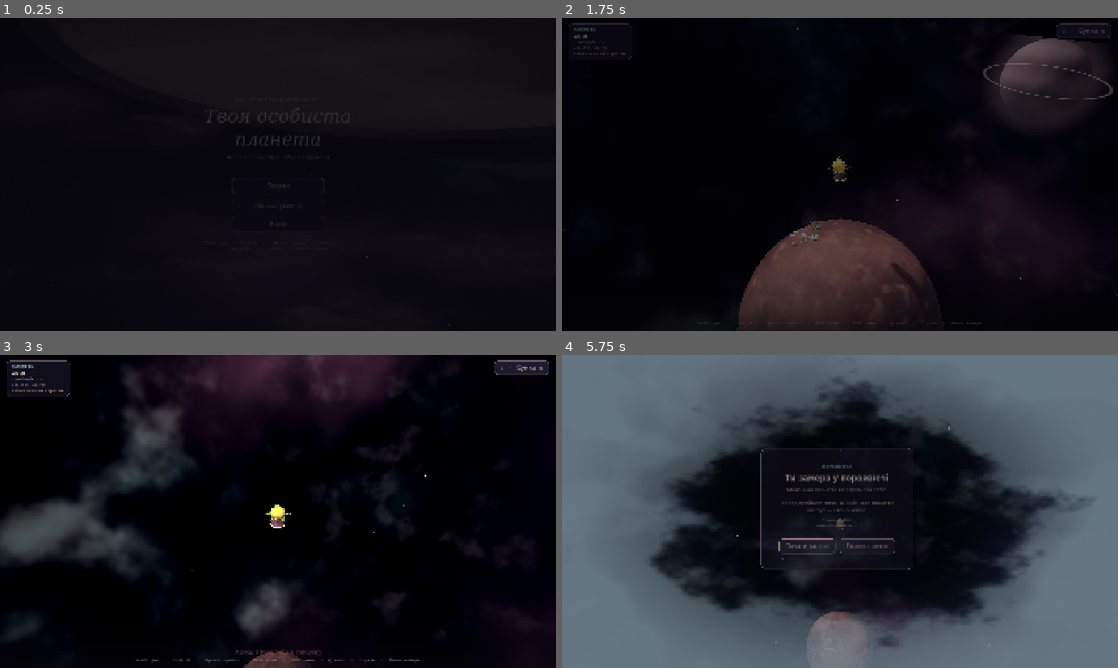
Above: before the commit, frames 1-4 (two rows, left to right).
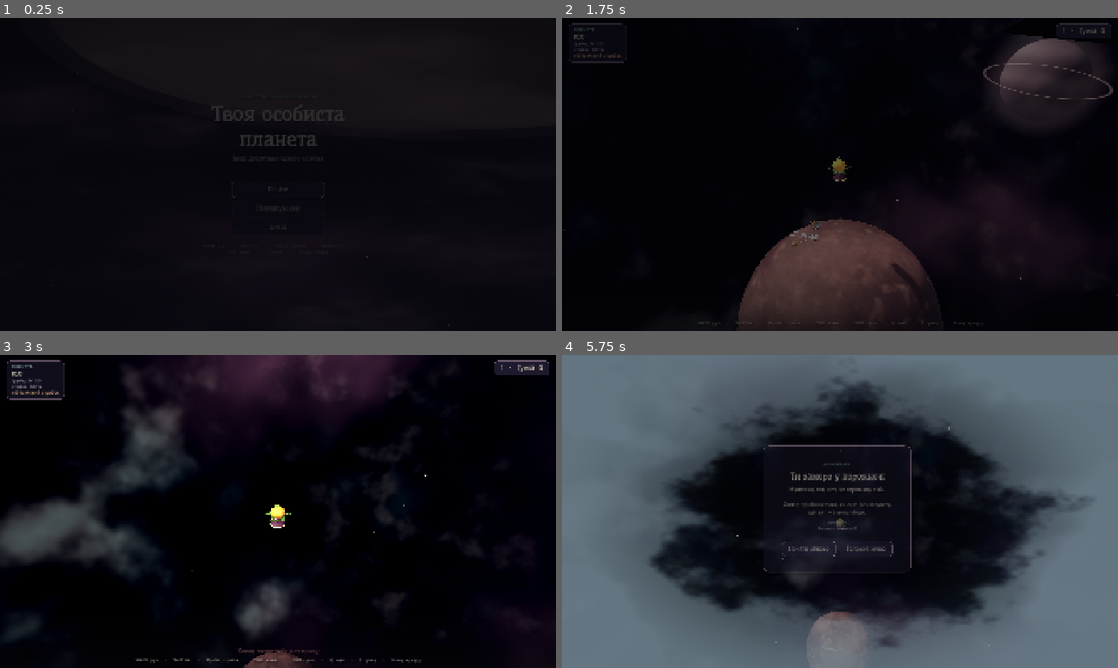
Above: after the commit, the same moments.

Repository: krabikdev/your-personal-planet
Game: Godot game, scene res://ui/main_menu.tscn
The game is run twice, just before and just after one commit, with the same random seed, the same clock (stepped at 60 frames per second) and the same inputs. Sound files missing from this copy of the repository are replaced by a short silence.
Inputs (mouse positions are in pixels of both pictures, inside the frame that each line leads up to):
- Up to frame 1 (0.25 s): no input
- Up to frame 2 (1.75 s): tap Enter at 0.5 s; move the mouse to (962, 158) at 0.52 s; press the mouse at (962, 158) at 0.53 s; hold D (move_right) 0.53-1.28 s; tap Space (jump) at 0.77, 1.07, 1.52 s; move the mouse to (812, 174) at 1.27 s; release the mouse at (812, 174) at 1.28 s; hold W (move_forward) from 1.28 s (still down); tap Shift (run) at 1.35 s
- Up to frame 3 (3 s): keep holding W (move_forward); tap Space (jump) at 1.82 s; move the mouse to (289, 505) at 2.02 s; hold Q (sky_view) 2.03-2.78 s; move the mouse to (272, 517) at 2.77 s; right-click (272, 517) at 2.85 s; click (272, 517) at 2.92 s
- Up to frame 4 (5.75 s): keep holding W (move_forward); tap Space (jump) at 3.02, 3.32, 3.77, 4.07, 4.52, 4.82 s; move the mouse to (878, 514) at 3.52 s; tap Alt at 3.6 s; move the mouse to (795, 508) at 4.27 s; tap Ctrl at 4.35 s; move the mouse to (845, 511) at 5.02 s; press the mouse at (845, 511) at 5.03 s

The runs differ from the first frame. In frame 1, 0.5% of the frame differs, in the area x 37-63%, y 28-68%; in frame 2, 0.3%; in frame 3, 0.7%; in frame 4, 1.5%, in the area x 35-64%, y 28-70%.

Commit message:
feat: put the game in Underdog, a comic font with full Cyrillic
The theme was building a SystemFont out of Georgia and its friends, so the
game wore whatever serif the machine happened to have. It now ships
Underdog, a comic handwritten family designed in Cyrillic and emboldened
into three tiers through the theme: 0.7 for titles, 0.5 for emphasis and
0.3 for labels. Everything is set larger, with a two pixel shadow on labels
and buttons.

The theme is still generated by tools/build_theme.gd, and
assets/fonts/OFL.txt carries the SIL Open Font License.

The font test checks that no system font is borrowed, that every Ukrainian
letter has a glyph, and that the titles sit on the heaviest tier.

Diff:
--- /dev/null
+++ b/tests/test_theme_font.gd
@@ -0,0 +1,39 @@
+extends GutTest
+
+const THEME_PATH: String = "res://ui/theme/app_theme.tres"
+const UKRAINIAN: String = "абвгґдеєжзиіїйклмнопрстуфхцчшщьюя" + "АБВГҐДЕЄЖЗИІЇЙКЛМНОПРСТУФХЦЧШЩЬЮЯ"
+
+
+func _font() -> Font:
+	var theme: Theme = load(THEME_PATH) as Theme
+	return theme.default_font
+
+
+func test_the_game_ships_its_own_font() -> void:
+	var font: Font = _font()
+	assert_not_null(font, "the theme needs a default font")
+	assert_false(font is SystemFont, "the game must not borrow a font from the machine")
+	assert_true(font is FontVariation, "the theme should ask for a specific weight")
+	var base: Font = (font as FontVariation).base_font
+	assert_true(base is FontFile, "the variation should sit on the imported font file")
+
+
+func test_the_game_font_covers_every_ukrainian_letter() -> void:
+	var font: Font = _font()
+	for index: int in UKRAINIAN.length():
+		var letter: String = UKRAINIAN[index]
+		assert_true(
+			font.has_char(letter.unicode_at(0)), "the game font is missing the letter %s" % letter
+		)
+
+
+func test_the_titles_are_heavier_than_the_body_text() -> void:
+	var theme: Theme = load(THEME_PATH) as Theme
+	var body := theme.default_font as FontVariation
+	var title := theme.get_font("font", "MenuTitle") as FontVariation
+	assert_not_null(title, "the menu title should use a font variation")
+	assert_gt(
+		title.variation_embolden,
+		body.variation_embolden,
+		"the title should be the chunky weight, the labels the calm one",
+	)
--- a/tools/build_theme.gd
+++ b/tools/build_theme.gd
@@ -4,6 +4,8 @@
 ## colours and panel/button styles. Run:
 ##   godot --headless --path . --script tools/build_theme.gd
 ## Re-run it whenever the visual language changes; the .tres is committed.
+
+const FONT_PATH: String = "res://assets/fonts/Underdog-Regular.ttf"
 
 const CREAM := Color("f3e7d3")
 const CREAM_SOFT := Color("d9cbb8")
@@ -19,48 +21,39 @@
 func _initialize() -> void:
 	DirAccess.make_dir_recursive_absolute(ProjectSettings.globalize_path("res://ui/theme"))
 	var theme := Theme.new()
-	var body := SystemFont.new()
-	body.font_names = PackedStringArray(
-		["Georgia", "Palatino Linotype", "Times New Roman", "Segoe UI", "serif"]
-	)
-	body.font_weight = 400
-	body.antialiasing = TextServer.FONT_ANTIALIASING_GRAY
-
-	var title := SystemFont.new()
-	title.font_names = body.font_names
-	title.font_italic = true
-	title.font_weight = 400
-	title.antialiasing = TextServer.FONT_ANTIALIASING_GRAY
-
-	var strong := SystemFont.new()
-	strong.font_names = body.font_names
-	strong.font_weight = 700
+	var base: FontFile = load(FONT_PATH) as FontFile
+	var body: Font = _bold(base, 0.3)
+	var title: Font = _bold(base, 0.7)
+	var strong: Font = _bold(base, 0.5)
 
 	theme.default_font = body
-	theme.default_font_size = 18
+	theme.default_font_size = 20
 
 	theme.set_color("font_color", "Label", CREAM_SOFT)
-	theme.set_color("font_shadow_color", "Label", Color(0, 0, 0, 0.35))
-	theme.set_constant("shadow_offset_x", "Label", 1)
-	theme.set_constant("shadow_offset_y", "Label", 2)
+	theme.set_color("font_shadow_color", "Label", Color(0, 0, 0, 0.45))
+	theme.set_constant("shadow_offset_x", "Label", 2)
+	theme.set_constant("shadow_offset_y", "Label", 3)
 
-	_build_variation(theme, "TitleLabel", "Label", title, 58, CREAM)
-	_build_variation(theme, "MenuTitle", "Label", title, 64, CREAM)
-	_build_variation(theme, "H1", "Label", strong, 28, CREAM)
-	_build_variation(theme, "Subtitle", "Label", title, 21, MUTED)
-	_build_variation(theme, "SmallLabel", "Label", body, 14, MUTED)
-	_build_variation(theme, "StatValue", "Label", strong, 19, CREAM)
-	_build_variation(theme, "AccentLabel", "Label", body, 16, PEACH)
-	_build_variation(theme, "DangerLabel", "Label", body, 20, DANGER)
-	_build_variation(theme, "SectionLabel", "Label", strong, 14, SAGE)
+	_build_variation(theme, "TitleLabel", "Label", title, 66, CREAM)
+	_build_variation(theme, "MenuTitle", "Label", title, 72, CREAM)
+	_build_variation(theme, "H1", "Label", strong, 32, CREAM)
+	_build_variation(theme, "Subtitle", "Label", title, 22, MUTED)
+	_build_variation(theme, "SmallLabel", "Label", body, 15, MUTED)
+	_build_variation(theme, "StatValue", "Label", strong, 21, CREAM)
+	_build_variation(theme, "AccentLabel", "Label", body, 17, PEACH)
+	_build_variation(theme, "DangerLabel", "Label", body, 22, DANGER)
+	_build_variation(theme, "SectionLabel", "Label", strong, 16, SAGE)
 
 	theme.set_color("font_color", "Button", CREAM_SOFT)
 	theme.set_color("font_hover_color", "Button", CREAM)
 	theme.set_color("font_pressed_color", "Button", CREAM)
 	theme.set_color("font_focus_color", "Button", CREAM)
 	theme.set_font("font", "Button", body)
-	theme.set_font_size("font_size", "Button", 20)
+	theme.set_font_size("font_size", "Button", 22)
 	theme.set_constant("outline_size", "Button", 0)
+	theme.set_color("font_shadow_color", "Button", Color(0, 0, 0, 0.40))
+	theme.set_constant("shadow_offset_x", "Button", 2)
+	theme.set_constant("shadow_offset_y", "Button", 2)
 
 	var button_normal := _style(Color("211d31", 0.90), PANEL_EDGE, 1, 12)
 	button_normal.content_margin_left = 24
@@ -99,10 +92,12 @@
 	theme.set_stylebox("panel", "PanelContainer", panel)
 
 	theme.set_type_variation("HudPanel", "PanelContainer")
-	theme.set_stylebox("panel", "HudPanel", _style(Color("171425", 0.72), Color("6c5a6b", 0.55), 1, 14))
+	theme.set_stylebox(
+		"panel", "HudPanel", _style(Color("171425", 0.72), Color("6c5a6b", 0.55), 1, 14)
+	)
 
 	theme.set_type_variation("Card", "Button")
-	theme.set_font_size("font_size", "Card", 15)
+	theme.set_font_size("font_size", "Card", 16)
 	var card_normal := _style(Color("211d31", 0.92), Color("55465c", 1.0), 1, 12)
 	var card_hover := _style(Color("2d2743", 0.98), PEACH, 1, 12)
 	var card_pressed := _style(Color("3b3049", 1.0), PEACH, 2, 12)
@@ -121,7 +116,9 @@
 	theme.set_color("font_color", "Card", CREAM_SOFT)
 	theme.set_color("font_pressed_color", "Card", CREAM)
 
-	theme.set_stylebox("separator", "HSeparator", _style(Color("6c5a6b", 0.35), Color(0, 0, 0, 0), 0, 0))
+	theme.set_stylebox(
+		"separator", "HSeparator", _style(Color("6c5a6b", 0.35), Color(0, 0, 0, 0), 0, 0)
+	)
 	theme.set_constant("separation", "HSeparator", 10)
 
 	var slider := _style(Color("171425", 0.9), Color("4a3f52", 1.0), 1, 4)
@@ -151,13 +148,15 @@
 	quit()
 
 
+func _bold(base: FontFile, amount: float) -> FontVariation:
+	var font := FontVariation.new()
+	font.base_font = base
+	font.variation_embolden = amount
+	return font
+
+
 func _build_variation(
-	theme: Theme,
-	name: String,
-	base: String,
-	font: Font,
-	size: int,
-	color: Color
+	theme: Theme, name: String, base: String, font: Font, size: int, color: Color
 ) -> void:
 	theme.set_type_variation(name, base)
 	theme.set_font("font", name, font)
@@ -166,9 +165,7 @@
 	theme.set_color("font_shadow_color", name, Color(0, 0, 0, 0.25))
 
 
-func _style(
-	color: Color, border: Color, border_width: int, radius: int
-) -> StyleBoxFlat:
+func _style(color: Color, border: Color, border_width: int, radius: int) -> StyleBoxFlat:
 	var style := StyleBoxFlat.new()
 	style.bg_color = color
 	style.border_color = border
--- a/ui/theme/app_theme.tres
+++ b/ui/theme/app_theme.tres
@@ -1,9 +1,12 @@
 [gd_resource type="Theme" format=3]
 
-[sub_resource type="SystemFont" id="SystemFont_6vwq7"]
-font_names = PackedStringArray("Georgia", "Palatino Linotype", "Times New Roman", "Segoe UI", "serif")
-
-[sub_resource type="StyleBoxFlat" id="StyleBoxFlat_7rbp4"]
+[ext_resource type="FontFile" path="res://assets/fonts/Underdog-Regular.ttf" id="1_7rbp4"]
+
+[sub_resource type="FontVariation" id="FontVariation_7rbp4"]
+base_font = ExtResource("1_7rbp4")
+variation_embolden = 0.3
+
+[sub_resource type="StyleBoxFlat" id="StyleBoxFlat_50qds"]
 content_margin_left = 24.0
 content_margin_top = 12.0
 content_margin_right = 24.0
@@ -139,15 +142,15 @@
 corner_radius_bottom_right = 12
 corner_radius_bottom_left = 12
 
-[sub_resource type="SystemFont" id="SystemFont_n4q5m"]
-font_names = PackedStringArray("Georgia", "Palatino Linotype", "Times New Roman", "Segoe UI", "serif")
-font_weight = 700
-
-[sub_resource type="StyleBoxFlat" id="StyleBoxFlat_a0x0r"]
+[sub_resource type="FontVariation" id="FontVariation_a0x0r"]
+base_font = ExtResource("1_7rbp4")
+variation_embolden = 0.5
+
+[sub_resource type="StyleBoxFlat" id="StyleBoxFlat_8w1y6"]
 bg_color = Color(0.42352942, 0.3529412, 0.41960785, 0.35)
 border_color = Color(0, 0, 0, 0)
 
-[sub_resource type="StyleBoxFlat" id="StyleBoxFlat_8w1y6"]
+[sub_resource type="StyleBoxFlat" id="StyleBoxFlat_e8bms"]
 content_margin_top = 4.0
 content_margin_bottom = 4.0
 bg_color = Color(0.9098039, 0.68235296, 0.5254902, 1)
@@ -191,11 +194,11 @@
 corner_radius_bottom_right = 14
 corner_radius_bottom_left = 14
 
-[sub_resource type="SystemFont" id="SystemFont_vg73o"]
-font_names = PackedStringArray("Georgia", "Palatino Linotype", "Times New Roman", "Segoe UI", "serif")
-font_italic = true
-
-[sub_resource type="StyleBoxFlat" id="StyleBoxFlat_x7f84"]
+[sub_resource type="FontVariation" id="FontVariation_x7f84"]
+base_font = ExtResource("1_7rbp4")
+variation_embolden = 0.7
+
+[sub_resource type="StyleBoxFlat" id="StyleBoxFlat_nwoxp"]
 content_margin_left = 26.0
 content_margin_top = 22.0
 content_margin_right = 26.0
@@ -214,90 +217,93 @@
 shadow_size = 18
 
 [resource]
-default_font = SubResource("SystemFont_6vwq7")
-default_font_size = 18
+default_font = SubResource("FontVariation_7rbp4")
+default_font_size = 20
 AccentLabel/base_type = &"Label"
 AccentLabel/colors/font_color = Color(0.9098039, 0.68235296, 0.5254902, 1)
 AccentLabel/colors/font_shadow_color = Color(0, 0, 0, 0.25)
-AccentLabel/font_sizes/font_size = 16
-AccentLabel/fonts/font = SubResource("SystemFont_6vwq7")
+AccentLabel/font_sizes/font_size = 17
+AccentLabel/fonts/font = SubResource("FontVariation_7rbp4")
 Button/colors/font_color = Color(0.8509804, 0.79607844, 0.72156864, 1)
 Button/colors/font_focus_color = Color(0.9529412, 0.90588236, 0.827451, 1)
 Button/colors/font_hover_color = Color(0.9529412, 0.90588236, 0.827451, 1)
 Button/colors/font_pressed_color = Color(0.9529412, 0.90588236, 0.827451, 1)
+Button/colors/font_shadow_color = Color(0, 0, 0, 0.4)
 Button/constants/outline_size = 0
-Button/font_sizes/font_size = 20
-Button/fonts/font = SubResource("SystemFont_6vwq7")
-Button/styles/disabled = SubResource("StyleBoxFlat_7rbp4")
-Button/styles/focus = SubResource("StyleBoxFlat_50qds")
-Button/styles/hover = SubResource("StyleBoxFlat_tbjdc")
-Button/styles/normal = SubResource("StyleBoxFlat_0suvf")
-Button/styles/pressed = SubResource("StyleBoxFlat_c4dmn")
+Button/constants/shadow_offset_x = 2
+Button/constants/shadow_offset_y = 2
+Button/font_sizes/font_size = 22
+Button/fonts/font = SubResource("FontVariation_7rbp4")
+Button/styles/disabled = SubResource("StyleBoxFlat_50qds")
+Button/styles/focus = SubResource("StyleBoxFlat_tbjdc")
+Button/styles/hover = SubResource("StyleBoxFlat_0suvf")
+Button/styles/normal = SubResource("StyleBoxFlat_c4dmn")
+Button/styles/pressed = SubResource("StyleBoxFlat_simnq")
 Card/base_type = &"Button"
 Card/colors/font_color = Color(0.8509804, 0.79607844, 0.72156864, 1)
 Card/colors/font_pressed_color = Color(0.9529412, 0.90588236, 0.827451, 1)
-Card/font_sizes/font_size = 15
-Card/styles/focus = SubResource("StyleBoxFlat_simnq")
-Card/styles/hover = SubResource("StyleBoxFlat_au2qw")
-Card/styles/hover_pressed = SubResource("StyleBoxFlat_p60h3")
-Card/styles/normal = SubResource("StyleBoxFlat_yjg8t")
-Card/styles/pressed = SubResource("StyleBoxFlat_p60h3")
+Card/font_sizes/font_size = 16
+Card/styles/focus = SubResource("StyleBoxFlat_au2qw")
+Card/styles/hover = SubResource("StyleBoxFlat_p60h3")
+Card/styles/hover_pressed = SubResource("StyleBoxFlat_yjg8t")
+Card/styles/normal = SubResource("StyleBoxFlat_n4q5m")
+Card/styles/pressed = SubResource("StyleBoxFlat_yjg8t")
 DangerLabel/base_type = &"Label"
 DangerLabel/colors/font_color = Color(0.8509804, 0.5411765, 0.5411765, 1)
 DangerLabel/colors/font_shadow_color = Color(0, 0, 0, 0.25)
-DangerLabel/font_sizes/font_size = 20
-DangerLabel/fonts/font = SubResource("SystemFont_6vwq7")
+DangerLabel/font_sizes/font_size = 22
+DangerLabel/fonts/font = SubResource("FontVariation_7rbp4")
 GridContainer/constants/h_separation = 10
 GridContainer/constants/v_separation = 10
 H1/base_type = &"Label"
 H1/colors/font_color = Color(0.9529412, 0.90588236, 0.827451, 1)
 H1/colors/font_shadow_color = Color(0, 0, 0, 0.25)
-H1/font_sizes/font_size = 28
-H1/fonts/font = SubResource("SystemFont_n4q5m")
+H1/font_sizes/font_size = 32
+H1/fonts/font = SubResource("FontVariation_a0x0r")
 HBoxContainer/constants/separation = 12
 HFlowContainer/constants/separation = 10
 HSeparator/constants/separation = 10
-HSeparator/styles/separator = SubResource("StyleBoxFlat_a0x0r")
-HSlider/styles/grabber_area = SubResource("StyleBoxFlat_8w1y6")
-HSlider/styles/grabber_area_highlight = SubResource("StyleBoxFlat_e8bms")
-HSlider/styles/slider = SubResource("StyleBoxFlat_rcb0r")
+HSeparator/styles/separator = SubResource("StyleBoxFlat_8w1y6")
+HSlider/styles/grabber_area = SubResource("StyleBoxFlat_e8bms")
+HSlider/styles/grabber_area_highlight = SubResource("StyleBoxFlat_rcb0r")
+HSlider/styles/slider = SubResource("StyleBoxFlat_3ietj")
 HudPanel/base_type = &"PanelContainer"
-HudPanel/styles/panel = SubResource("StyleBoxFlat_3ietj")
+HudPanel/styles/panel = SubResource("StyleBoxFlat_vg73o")
 Label/colors/font_color = Color(0.8509804, 0.79607844, 0.72156864, 1)
-Label/colors/font_shadow_color = Color(0, 0, 0, 0.35)
-Label/constants/shadow_offset_x = 1
-Label/constants/shadow_offset_y = 2
+Label/colors/font_shadow_color = Color(0, 0, 0, 0.45)
+Label/constants/shadow_offset_x = 2
+Label/constants/shadow_offset_y = 3
 MenuTitle/base_type = &"Label"
 MenuTitle/colors/font_color = Color(0.9529412, 0.90588236, 0.827451, 1)
 MenuTitle/colors/font_shadow_color = Color(0, 0, 0, 0.25)
-MenuTitle/font_sizes/font_size = 64
-MenuTitle/fonts/font = SubResource("SystemFont_vg73o")
-PanelContainer/styles/panel = SubResource("StyleBoxFlat_x7f84")
+MenuTitle/font_sizes/font_size = 72
+MenuTitle/fonts/font = SubResource("FontVariation_x7f84")
+PanelContainer/styles/panel = SubResource("StyleBoxFlat_nwoxp")
 PopupMenu/colors/font_color = Color(0.8509804, 0.79607844, 0.72156864, 1)
-PopupMenu/styles/panel = SubResource("StyleBoxFlat_x7f84")
+PopupMenu/styles/panel = SubResource("StyleBoxFlat_nwoxp")
 SectionLabel/base_type = &"Label"
 SectionLabel/colors/font_color = Color(0.56078434, 0.7019608, 0.6784314, 1)
 SectionLabel/colors/font_shadow_color = Color(0, 0, 0, 0.25)
-SectionLabel/font_sizes/font_size = 14
-SectionLabel/fonts/font = SubResource("SystemFont_n4q5m")
+SectionLabel/font_sizes/font_size = 16
+SectionLabel/fonts/font = SubResource("FontVariation_a0x0r")
 SmallLabel/base_type = &"Label"
 SmallLabel/colors/font_color = Color(0.7254902, 0.6627451, 0.72156864, 1)
 SmallLabel/colors/font_shadow_color = Color(0, 0, 0, 0.25)
-SmallLabel/font_sizes/font_size = 14
-SmallLabel/fonts/font = SubResource("SystemFont_6vwq7")
+SmallLabel/font_sizes/font_size = 15
+SmallLabel/fonts/font = SubResource("FontVariation_7rbp4")
 StatValue/base_type = &"Label"
 StatValue/colors/font_color = Color(0.9529412, 0.90588236, 0.827451, 1)
 StatValue/colors/font_shadow_color = Color(0, 0, 0, 0.25)
-StatValue/font_sizes/font_size = 19
-StatValue/fonts/font = SubResource("SystemFont_n4q5m")
+StatValue/font_sizes/font_size = 21
+StatValue/fonts/font = SubResource("FontVariation_a0x0r")
 Subtitle/base_type = &"Label"
 Subtitle/colors/font_color = Color(0.7254902, 0.6627451, 0.72156864, 1)
 Subtitle/colors/font_shadow_color = Color(0, 0, 0, 0.25)
-Subtitle/font_sizes/font_size = 21
-Subtitle/fonts/font = SubResource("SystemFont_vg73o")
+Subtitle/font_sizes/font_size = 22
+Subtitle/fonts/font = SubResource("FontVariation_x7f84")
 TitleLabel/base_type = &"Label"
 TitleLabel/colors/font_color = Color(0.9529412, 0.90588236, 0.827451, 1)
 TitleLabel/colors/font_shadow_color = Color(0, 0, 0, 0.25)
-TitleLabel/font_sizes/font_size = 58
-TitleLabel/fonts/font = SubResource("SystemFont_vg73o")
+TitleLabel/font_sizes/font_size = 66
+TitleLabel/fonts/font = SubResource("FontVariation_x7f84")
 VBoxContainer/constants/separation = 12
Not shown, added: assets/fonts/OFL.txt
Binary file added: assets/fonts/Underdog-Regular.ttf
Not shown, added: assets/fonts/Underdog-Regular.ttf.import
Not shown, added: tests/test_debug_panel.gd.uid
Not shown, added: tests/test_theme_font.gd.uid
Not shown: 11 places in ui/theme/app_theme.tres that only renumber resources
